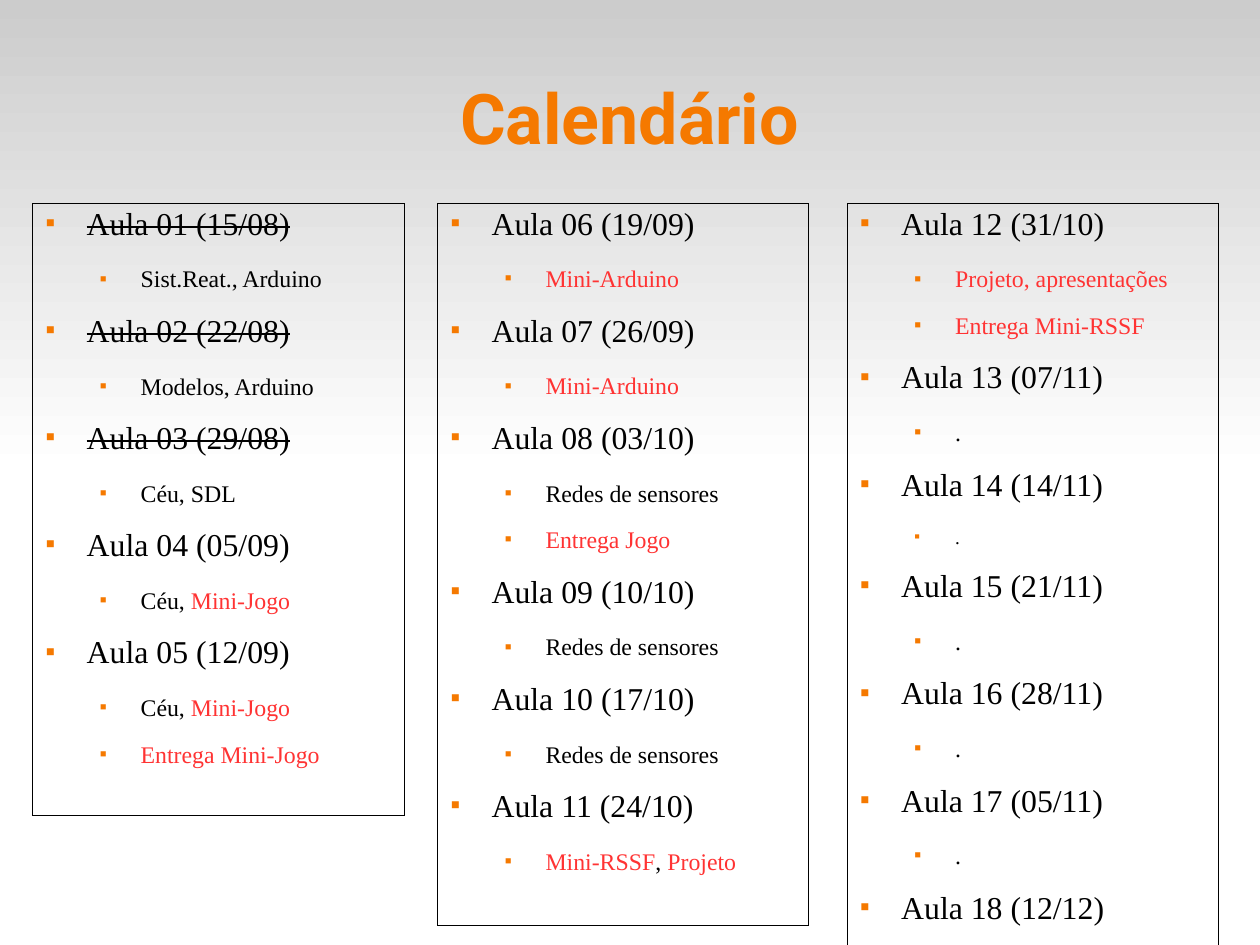
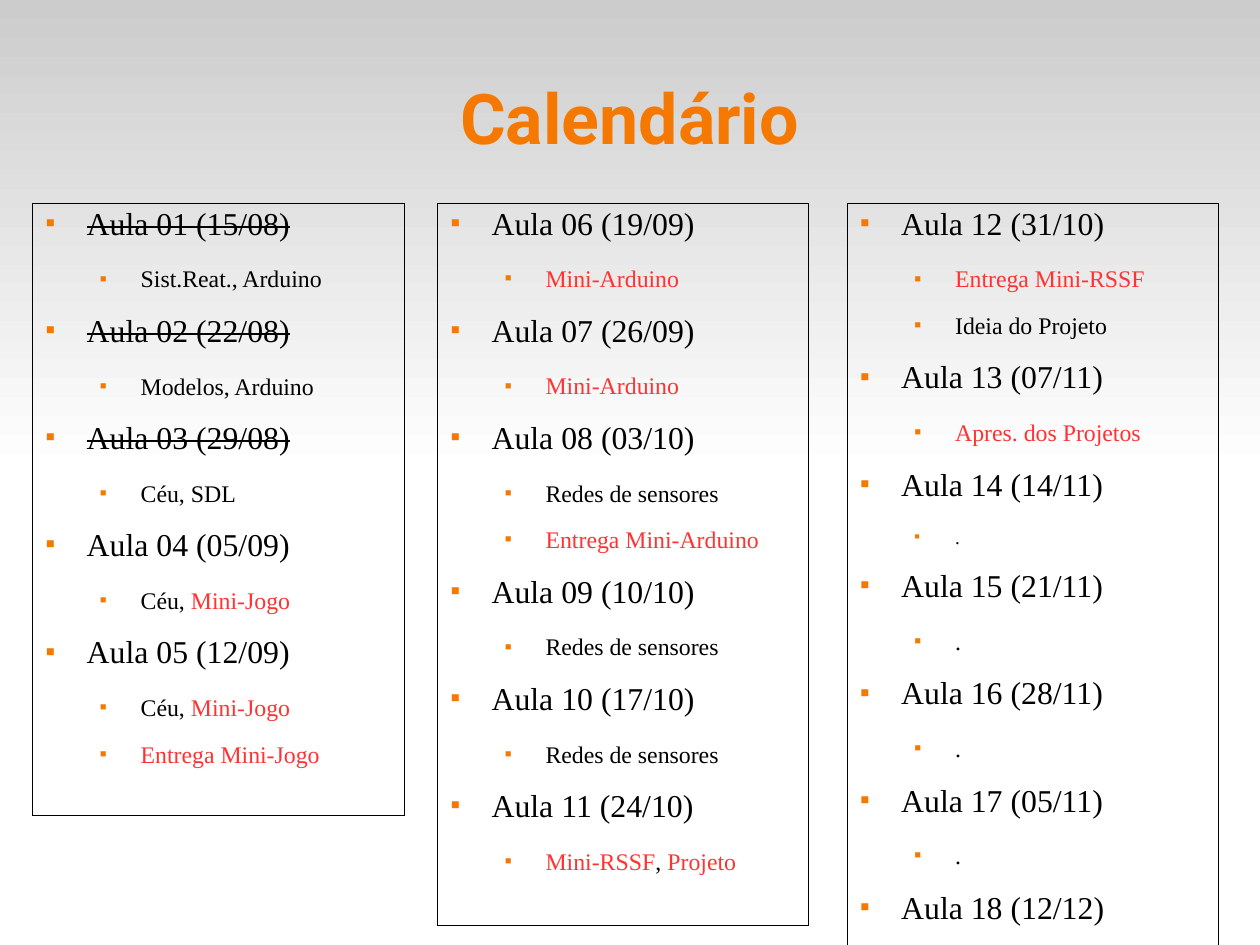
Before and after one commit to fsantanna-uerj/reativos, a slide deck: slide 11 of slides/00_intro.odp (slide 9 before the commit). Drawn at 1260x945 pixels with LibreOffice and Linux fonts; fonts in the diff are those of the drawing. Boxes give left, top, right and bottom in pixels: in the first picture for what was removed or moved away, otherwise in the second. Text is boxed around its words. In the diff, an @@ line names an element or a change of style, - is before the commit and + after.

Commit message:
(>) calendario (+) projeto final

```diff
--- a/slides/00_intro.odp
+++ b/slides/00_intro.odp
@@ text at <box>955,271,1168,292</box>: paragraph removed @@
-  ■ Projeto, apresentações
@@ text at <box>955,317,1107,339</box>: paragraph added @@
+  ■ Ideia do Projeto
@@ text at <box>955,424,1141,446</box>: text changed; text colour #000000 to #FF3333 @@
-  ■ .
+  ■ Apres. dos Projetos
@@ text at <box>546,531,758,553</box>: text changed @@
-  ■ Entrega Jogo
+  ■ Entrega Mini-Arduino
```
Also in this commit, not shown: 1 slide added, 1 other file.
